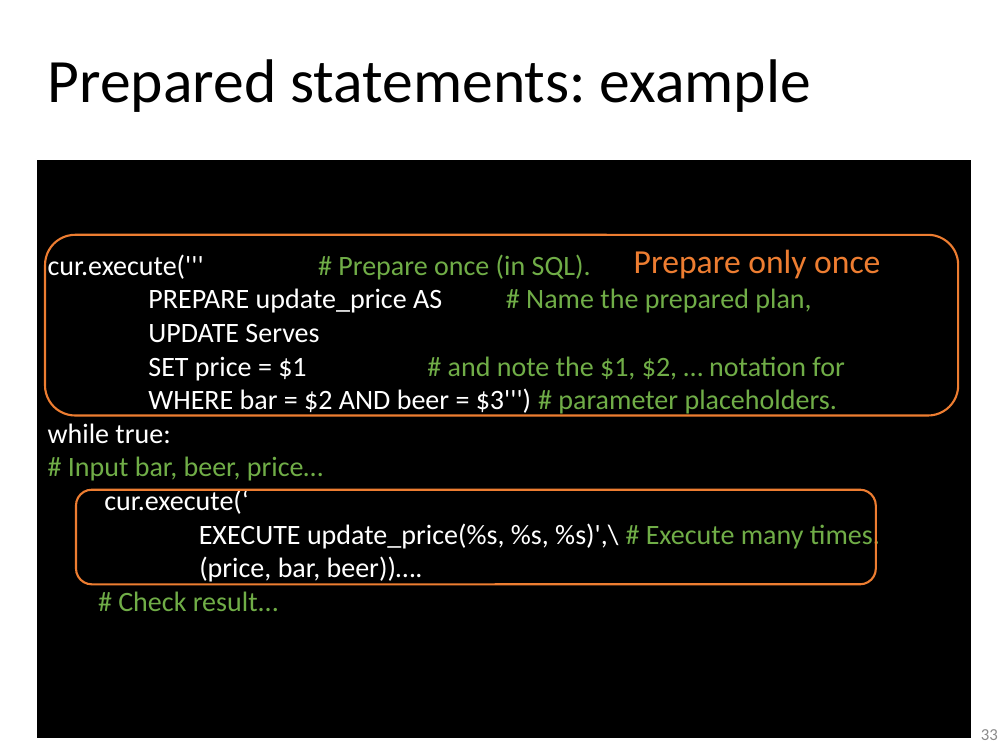
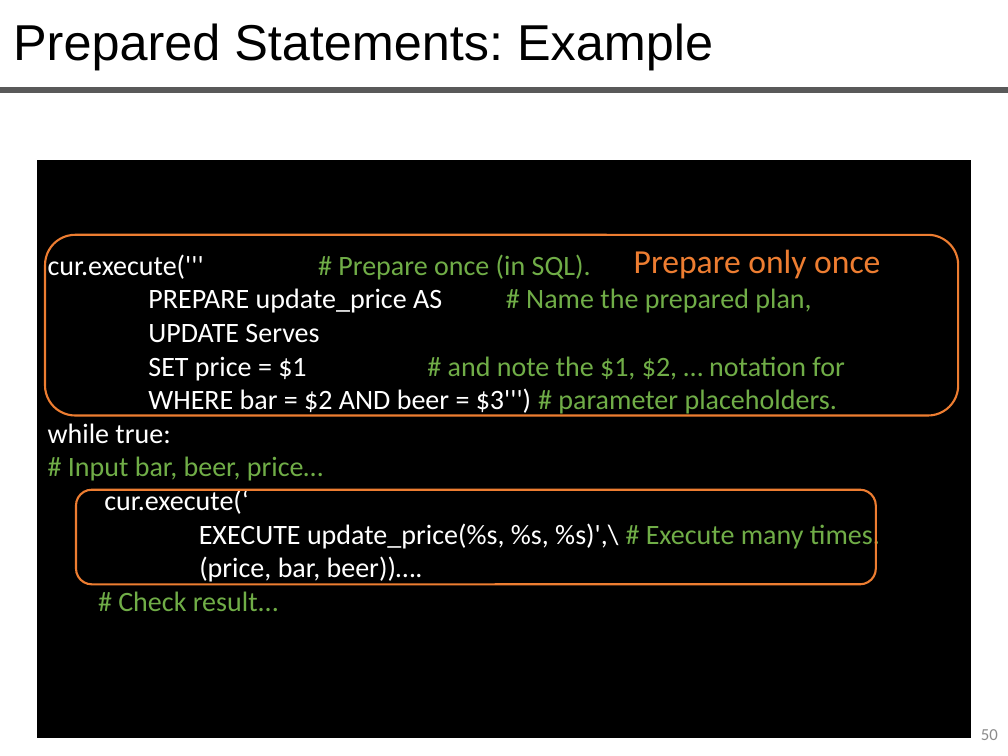
Before and after one commit to queryproc/slides, a slide deck: slide 50 of 06-sql-partIV-slides.pptx (slide 33 before the commit). Drawn at 1008x756 pixels with LibreOffice and Linux fonts; fonts in the diff are those of the drawing. Boxes give left, top, right and bottom in pixels: in the first picture for what was removed or moved away, otherwise in the second. Text is boxed around its words. In the diff, an @@ line names an element or a change of style, - is before the commit and + after.

```diff
--- a/06-sql-partIV-slides.pptx
+++ b/06-sql-partIV-slides.pptx
@@ title at (13, 23, 713, 70): text changed; size 44 to 36 pt; font Calibri to Arial @@
-Prepared statements: example
+Prepared Statements: Example
@@ line added from (0, 90) to (1008, 90), #595959 4.5 pt @@
@@ page number at (981, 729, 998, 740): text changed @@
-33
+50
```
Also in this commit, not shown: 15 other slides changed, 39 slides added, 28 slides removed, 1 other file.
